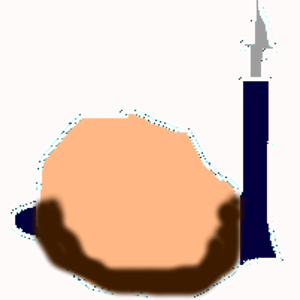
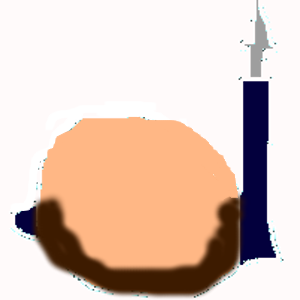
Layers edited between the first and the second w=300, h=300 image:
painted on "manWithKnife.png" over [10, 101, 238, 213]
